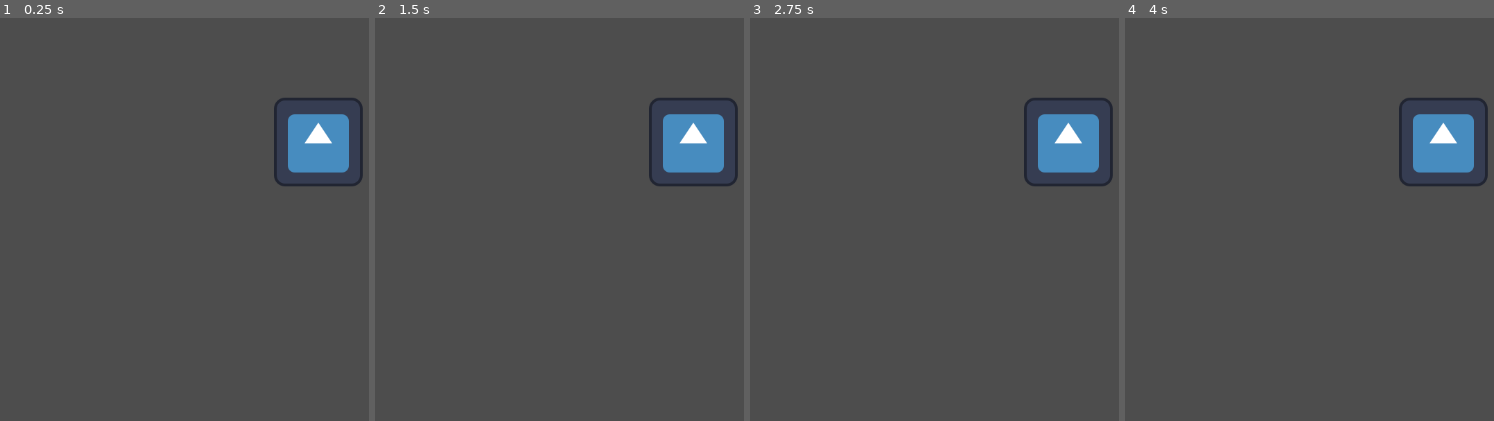
Above: before the commit, frames 1-4 (left to right).
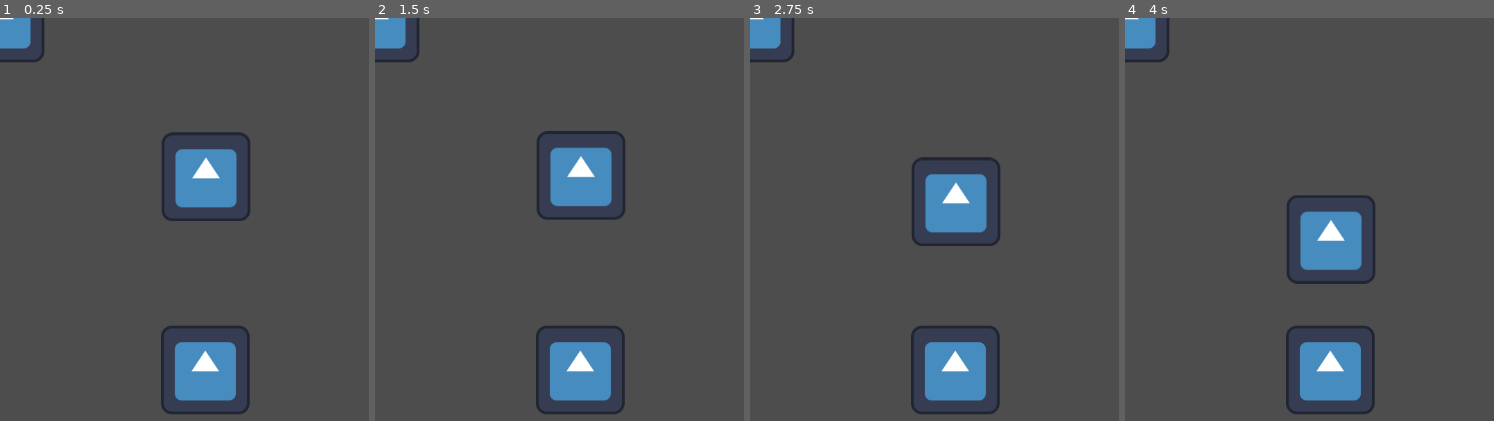
Above: after the commit, the same moments.

Repository: IDokan/Sooni
Game: Godot game, scene res://main.tscn
Same seed, same stepped clock (60 frames per second), same inputs: the game is played once before the commit and once after it. The engine's default icon, where the game draws it, is replaced by a stand-in: a white triangle on a blue panel in a dark square.
Inputs:
- Up to frame 1 (0.25 s): no input
- Up to frame 2 (1.5 s): no input
- Up to frame 3 (2.75 s): no input
- Up to frame 4 (4 s): no input

The runs differ from the first frame. In frame 1, 10% of the frame differs, in the area x 0-99%, y 0-99%; in frame 2, 10%; in frame 3, 10%; in frame 4, 10%.

Commit message:
Apply rigid body physics on a dish.
Use _ready() for a purpose of initialization. A logic that changes position of rigid body should be in _integrate_forces rather than _process, because _process cannot affect rigid body physics.

Tried to show child hierarchy on Scene dock of editor. However, I failed. A print_tree_pretty() function shows custom classes hierarchy only in an output dock. Not in a scene dock. 

A forum article for showing hierarchy == https://forum.godotengine.org/t/when-creating-nodes-in-a-c-module-how-do-you-make-them-appear-as-a-hierarchy-in-the-editor/25674

Diff:
--- a/demo/main.tscn
+++ b/demo/main.tscn
@@ -1,14 +1,41 @@
-[gd_scene load_steps=2 format=3 uid="uid://ryor8sexabyv"]
+[gd_scene load_steps=6 format=3 uid="uid://ryor8sexabyv"]
 
 [ext_resource type="Texture2D" uid="uid://h5v60w4x36b3" path="res://icon.svg" id="1_j8afg"]
 
+[sub_resource type="RectangleShape2D" id="RectangleShape2D_dohu7"]
+
+[sub_resource type="PhysicsMaterial" id="PhysicsMaterial_v83p7"]
+bounce = 1.0
+
+[sub_resource type="CircleShape2D" id="CircleShape2D_sjt1p"]
+
+[sub_resource type="PhysicsMaterial" id="PhysicsMaterial_hw5jb"]
+bounce = 0.5
+
 [node name="Node2D" type="Node2D"]
 
-[node name="Sprite2D" type="Sprite2D" parent="."]
-position = Vector2(395, 115)
+[node name="StaticBody2D" type="StaticBody2D" parent="."]
+position = Vector2(296, 508)
+
+[node name="CollisionShape2D" type="CollisionShape2D" parent="StaticBody2D"]
+shape = SubResource("RectangleShape2D_dohu7")
+
+[node name="Sprite2D" type="Sprite2D" parent="StaticBody2D"]
 texture = ExtResource("1_j8afg")
-centered = false
 
-[node name="MoveByClick" type="MoveByClick" parent="."]
+[node name="RigidBody2D" type="RigidBody2D" parent="."]
 position = Vector2(297, 201)
+physics_material_override = SubResource("PhysicsMaterial_v83p7")
+
+[node name="Sprite2D" type="Sprite2D" parent="RigidBody2D"]
 texture = ExtResource("1_j8afg")
+
+[node name="CollisionShape2D" type="CollisionShape2D" parent="RigidBody2D"]
+shape = SubResource("CircleShape2D_sjt1p")
+
+[node name="Dish" type="Dish" parent="."]
+position = Vector2(297, 358)
+physics_material_override = SubResource("PhysicsMaterial_hw5jb")
+
+[node name="Sprite2D" type="Sprite2D" parent="Dish"]
+texture = ExtResource("1_j8afg")
Not shown, added: src/Dish.cpp
Not shown, added: src/Dish.h
Not shown, removed: src/MoveByClick.cpp
Not shown, removed: src/MoveByClick.h
Not shown, changed: src/register_types.cpp
